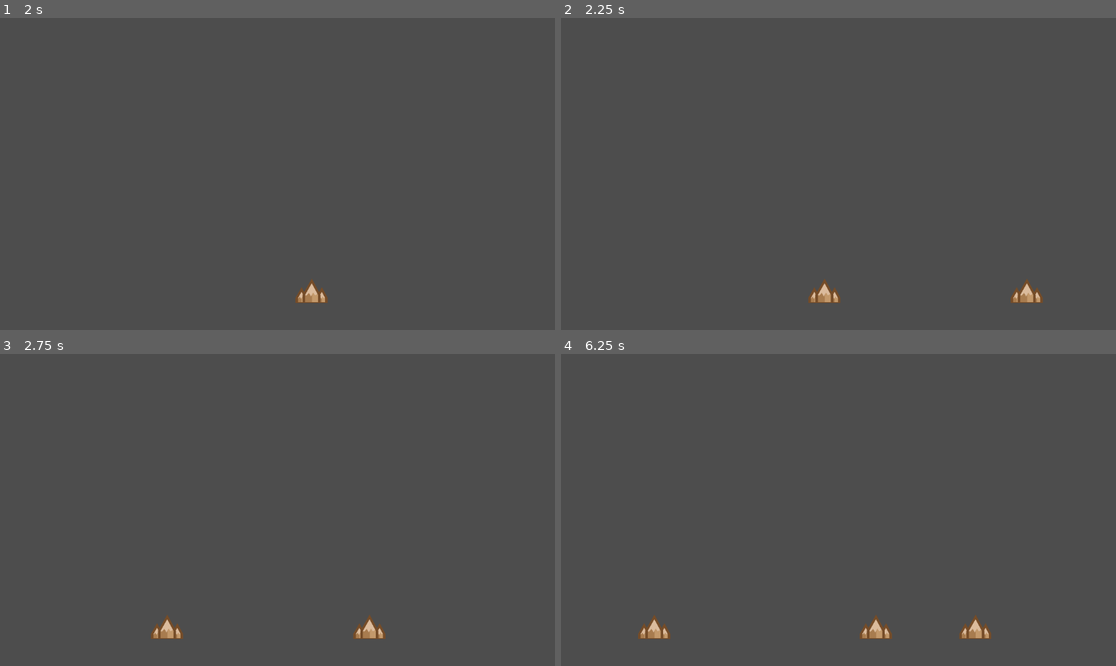
Above: before the commit, frames 1-4 (two rows, left to right).
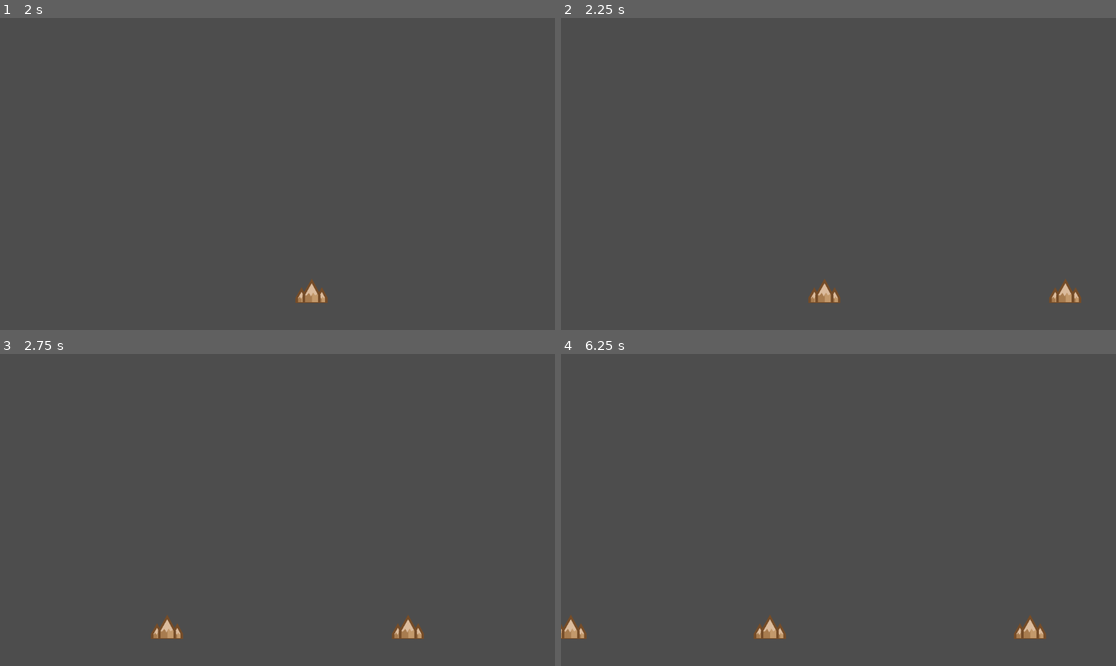
Above: after the commit, the same moments.

Repository: sarahletchford42/the-big-race
Game: Godot game, scene res://scenes/obstacles/game.tscn
The game is run twice, just before and just after one commit, with the same random seed, the same clock (stepped at 60 frames per second) and the same inputs.
Inputs:
- Up to frame 1 (2 s): tap Enter at 0.5 s
- Up to frame 2 (2.25 s): no input
- Up to frame 3 (2.75 s): no input
- Up to frame 4 (6.25 s): no input

Frame 1 is identical in both runs. In frame 2, 0.5% of the frame differs, in the area x 80-94%, y 83-92%; in frame 3, 0.5%; in frame 4, 1.5%, in the area x 0-88%, y 83-92%.

Commit message:
For merge to main

Diff:
--- a/scenes/obstacles/spawner.gd
+++ b/scenes/obstacles/spawner.gd
@@ -10,8 +10,8 @@
 var random_scene = RandomNumberGenerator.new()
 var selected_scene_index = 0
 
-var min_spawn_time = 0.5
-var max_spawn_time = 1.3
+var min_spawn_time = 0.7
+var max_spawn_time = 1.5
 
 
 var random_time = RandomNumberGenerator.new()
